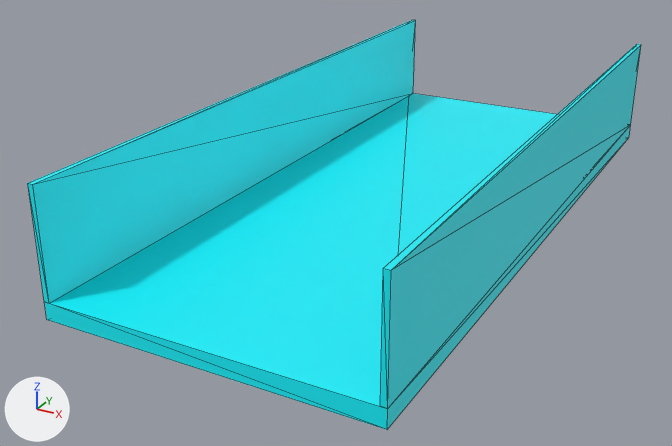
Two versions of the glTF model assets/Models/climb-skin-12.glb, one commit apart.
Camera for both pictures: a 50 mm camera at (4.0, -8.8, 3.96) aimed at (-0.5, -0.62, -0.14). Every picture has the same lights, and +X, +Y and +Z are marked at lower left. The older version comes first. Mesh edges are drawn as thin lines. Vertices at exactly the same position are counted once.

Objects in the first picture: 'climb-skin-12'.
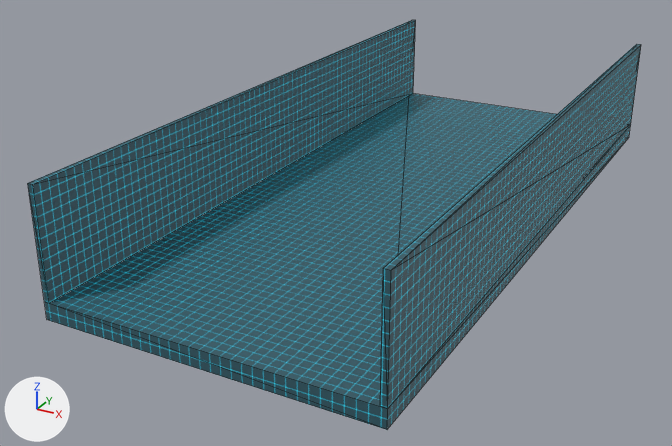
Changed parts and their boxes [x1, y1, x2, y2] in the pictures (672 x 446 px):
'climb-skin-12', surface changed (darker): [28, 20, 641, 430] in both

The change, as a list of edits to the scene's bpy script:
```text
Add img_image_1:
    img_image_1 = load_image('Image_1', '_unpacked/Image_1', 256, 256, 'sRGB')
Change mat_climb:
    where n0 = _N.new('ShaderNodeBsdfPrincipled'); n0.name = 'Principled BSDF'
    add n0.inputs[28].default_value = 0.7  # 'Emission Strength'
    add n3 = _N.new('ShaderNodeTexImage'); n3.name = 'Image Texture'
    add n3.image = img_image_1
    where n2 = _N.new('ShaderNodeMix'); n2.name = 'Mix'
    remove n3 = _N.new('ShaderNodeTexImage'); n3.name = 'Image Texture'
    remove n3.image = img_image_0
    n2.inputs[7].default_value: (0.0, 0.898, 1.0, 1.0) -> (0.03, 0.1, 0.13, 1.0)  # 'B', cyan #00f3ff -> 'B', dark cyan #305965
    add n4 = _N.new('ShaderNodeTexImage'); n4.name = 'Image Texture.001'
    add n4.image = img_image_0
    remove _L.new(n3.outputs[0], n2.inputs[6])  # 'Color' to 'A'
    add _L.new(n3.outputs[0], n0.inputs[27])  # 'Color' to 'Emission Color'
    add _L.new(n4.outputs[0], n2.inputs[6])  # 'Color' to 'A'
Change me_mesh_0:
    where me_mesh_0.from_pydata(...)  # 20 vertices, 36 faces; spans x -1.65..1.65, y -3.77..3.77, z -0.09..1.19
    used by ob_climb_skin_12; location = (0.0, 0.0, 0.0)
    me_mesh_0 part 1: texture (UV) coordinates of 36 of 36 faces, centred in x -1.65..1.65, y -3.77..3.77, z -0.09..1.19, changed; they spanned u 0.0..1.0, v 0.0..1.0 and now span u -6.29..6.29, v -5.29..7.29
```
